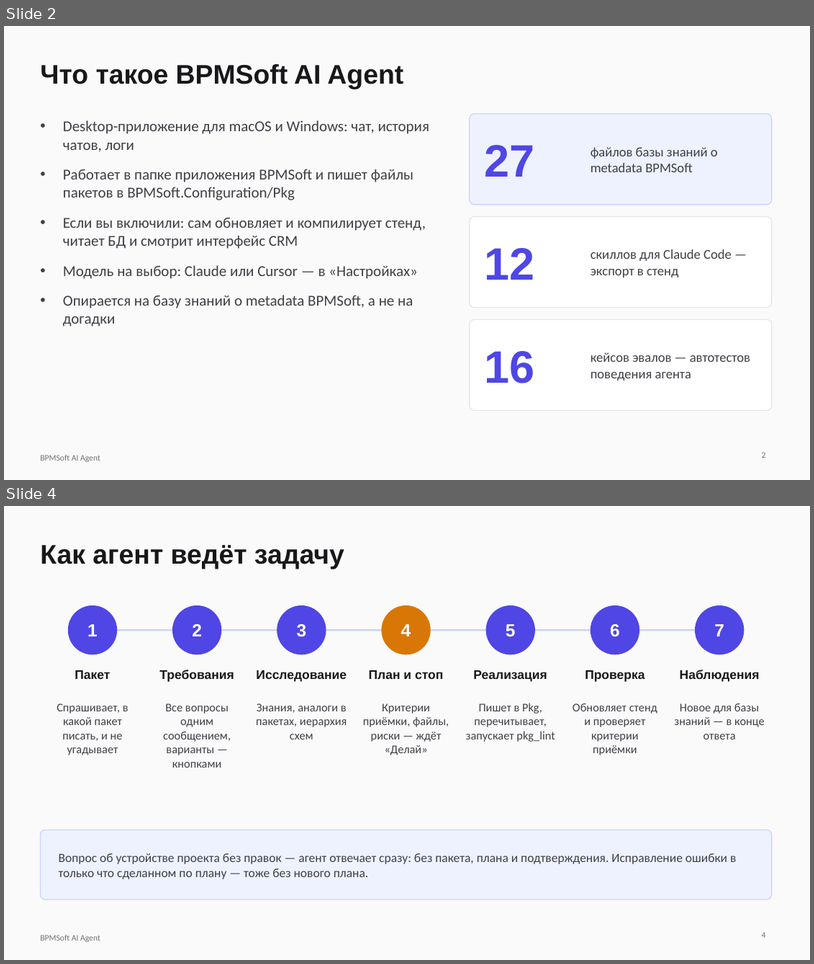
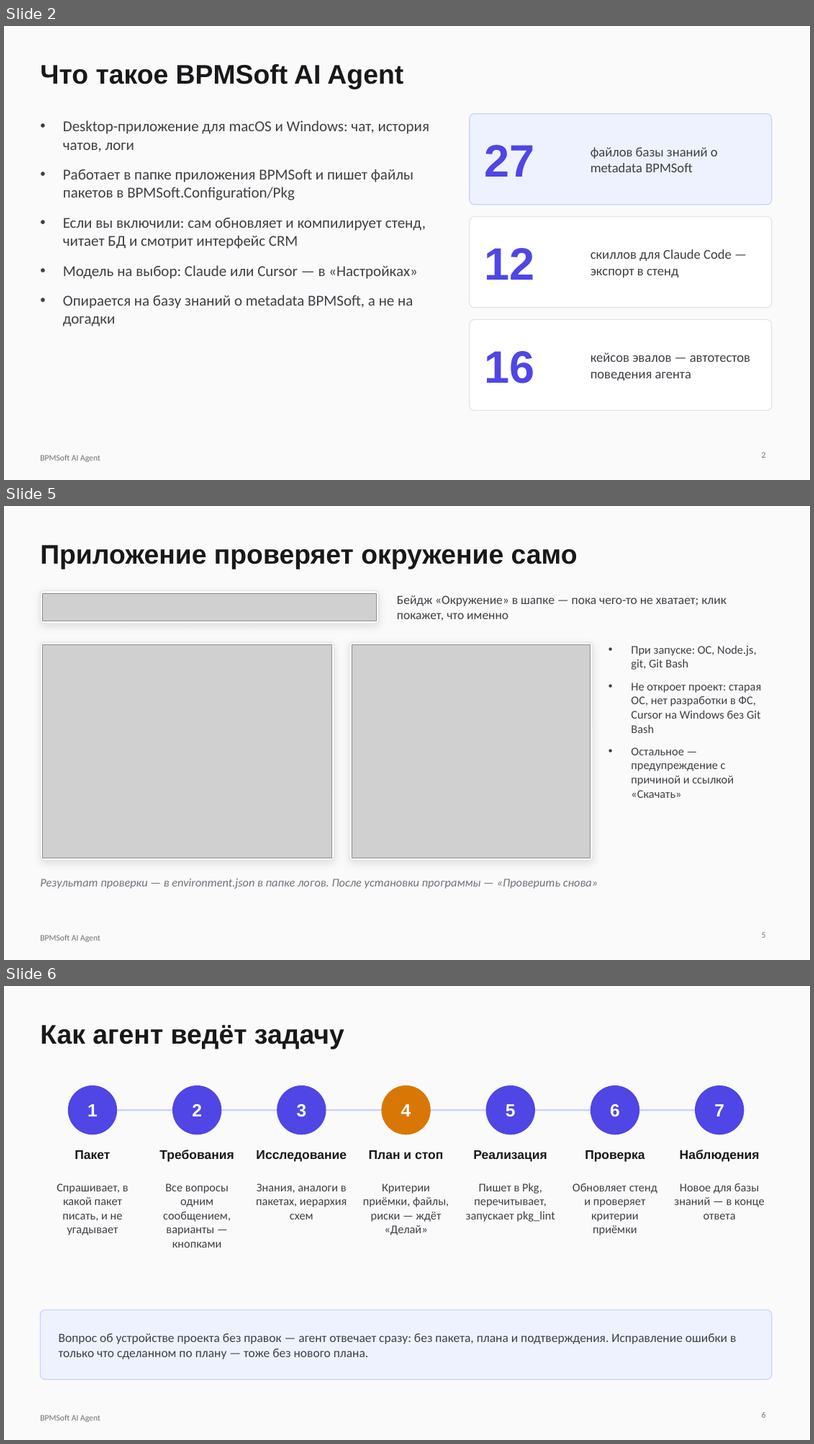
Before and after one commit to kuznecowmihail/bpmsoft-agent, a slide deck: docs/presentation/bpmsoft-agent.pptx. Shown one above the other, each under a label of ours: slides 2 and 4 before the commit, slides 2, 5 and 6 after it; the slides between them are not shown. The pictures are 814x964 and 814x1444 pixels, drawn with LibreOffice and Linux fonts; fonts in the diff are those of the drawing; grey boxes stand for pictures. Boxes give left, top, right and bottom in pixels: in the first picture for what was removed or moved away, otherwise in the second. Text is boxed around its words. In the diff, an @@ line names an element or a change of style, - is before the commit and + after.

```diff
--- a/docs/presentation/bpmsoft-agent.pptx
+++ b/docs/presentation/bpmsoft-agent.pptx
@@ slide 5 added at (x1=4, y1=506, x2=810, y2=960), background #FAFAFA; not listed: 1 template element that a slide beside it also shows @@
@@ title added at (x1=40, y1=545, x2=578, y2=569), 32 pt, text #18181B, bold @@
+Приложение проверяет окружение само
@@ rounded rectangle added at (x1=40, y1=591, x2=379, y2=623), fill #FFFFFF, outline #E4E4E7 1 pt @@
@@ picture added at (x1=43, y1=593, x2=377, y2=621) @@
@@ text added at (x1=397, y1=595, x2=727, y2=620), 15 pt, text #3F3F46 @@
+Бейдж «Окружение» в шапке — пока чего-то не хватает; клик покажет, что именно
@@ rounded rectangle added at (x1=40, y1=642, x2=334, y2=860), fill #FFFFFF, outline #E4E4E7 1 pt @@
@@ picture added at (x1=43, y1=644, x2=332, y2=857) @@
@@ rounded rectangle added at (x1=350, y1=642, x2=593, y2=860), fill #FFFFFF, outline #E4E4E7 1 pt @@
@@ picture added at (x1=352, y1=644, x2=591, y2=857) @@
@@ text added at (x1=631, y1=645, x2=761, y2=798), 14 pt, text #3F3F46 @@
+• При запуске: ОС, Node.js, git, Git Bash
+• Не откроет проект: старая ОС, нет разработки в ФС, Cursor на Windows без Git Bash
+• Остальное — предупреждение с причиной и ссылкой «Скачать»
@@ text added at (x1=40, y1=878, x2=598, y2=888), 14 pt, text #71717A, italic @@
+Результат проверки — в environment.json в папке логов. После установки программы — «Проверить снова»
@@ page number added at (x1=762, y1=932, x2=766, y2=937), 10 pt, text #71717A @@
+5
@@ what was slide 4 is now slide 6 @@
@@ page number at (x1=762, y1=1412, x2=766, y2=1417): text changed @@
-4
+6
```
Also in this commit, not shown: 2 slides changed, 1 other slide added, 5 other files.
